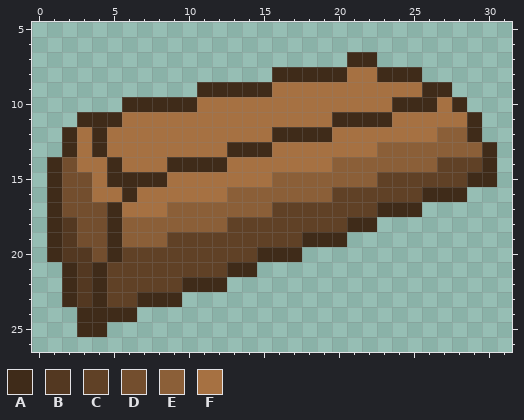
Two versions of one pixel-art sprite, default_copper_ingot.png. Above is the file before it was changed.
The file is 32x32 pixels. Shown: x 0..31, y 5..26.
Palette (. is transparent): A #3f2b19  B #533821  C #604126  D #734e2e  E #8b5f38  F #a67142
The result:
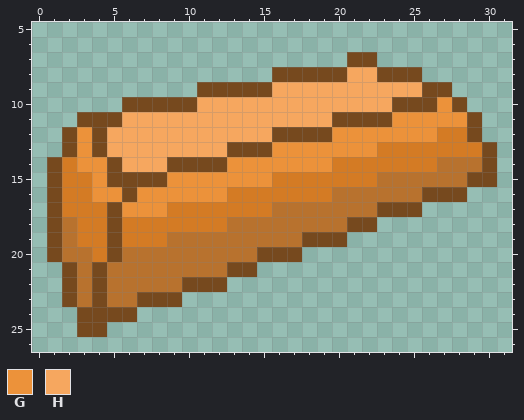
Colours new in this view: G #ec923a  H #f6a75f
Changes in this commit:
@@ palette @@
-A #3f2b19
+A #76491e
-C #604126
+C #b8722e
-E #8b5f38
+E #d47b24
@@ x 0..31 @@
  7 .....................AA.........
- 8 ................AAAAAFFAAA......
- 9 ...........AAAAAFFFFFFFFFFAA....
-10 ......AAAAAFFFFFFFFFFFFFAAAFA...
-11 ...AAAFFFFFFFFFFFFFFAAAAFFFFFA..
-12 ..AFAFFFFFFFFFFFAAAAFFFFFFFEEA..
-13 ..AFAFFFFFFFFAAAFFFFFFFEEEEEEEA.
-14 .ADFFAFFFAAAAFFFFFFFEEEEEEECCCA.
-15 .ADDFAAAAFFFFFFFEEEEEEECCCCCCAA.
-16 .ADDFFAFFFFFFEEEEEEECCCCCCAAA...
-17 .ADDDAFFFEEEEEEECCCCCCCAAA......
-18 .ABDDAEEEEEEECCCCCCCCAA.........
-19 .ABDDAEEECCCCCCCCCAAA...........
-20 .ABBDACCCCCCCCCAAA..............
-21 ..ABACCCCCCCCAA.................
-22 ..ABACCCCCAAA...................
-23 ..ABACCAAA......................
+ 8 ................AAAAAHHAAA......
+ 9 ...........AAAAAHHHHHHHHHHAA....
+10 ......AAAAAHHHHHHHHHHHHHAAAGA...
+11 ...AAAHHHHHHHHHHHHHHAAAAGGGGGA..
+12 ..AGAHHHHHHHHHHHAAAAGGGGGGGEEA..
+13 ..AGAHHHHHHHHAAAGGGGGGGEEEEEEEA.
+14 .AEGGAHHHAAAAGGGGGGGEEEEEEECCCA.
+15 .AEEGAAAAGGGGGGGEEEEEEECCCCCCAA.
+16 .AEEGGAGGGGGGEEEEEEECCCCCCAAA...
+17 .AEEEAGGGEEEEEEECCCCCCCAAA......
+18 .ACEEAEEEEEEECCCCCCCCAA.........
+19 .ACEEAEEECCCCCCCCCAAA...........
+20 .ACCEACCCCCCCCCAAA..............
+21 ..ACACCCCCCCCAA.................
+22 ..ACACCCCCAAA...................
+23 ..ACACCAAA......................
 24 ...AAAA.........................
Boxes around the changes in both pictures, in picture pixels (x1, y1, x2, y2):
changed: (47, 52, 497, 337)
